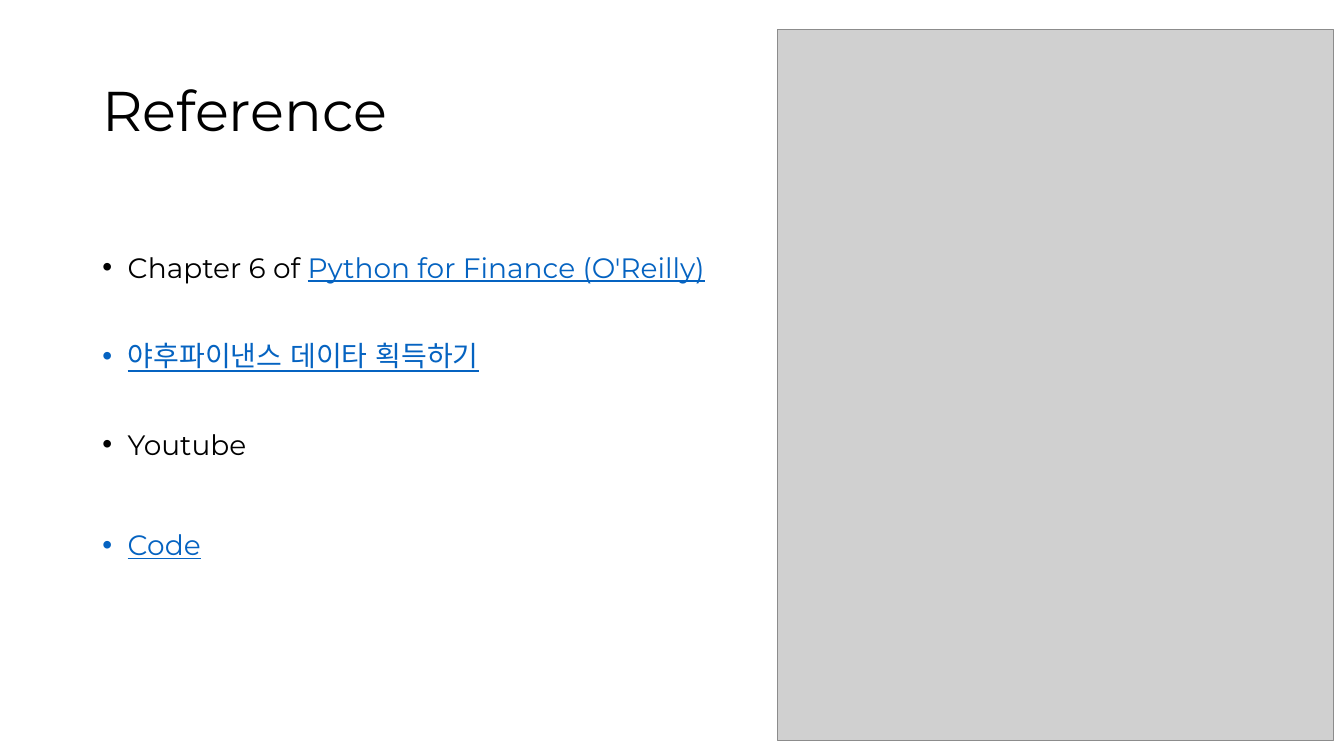
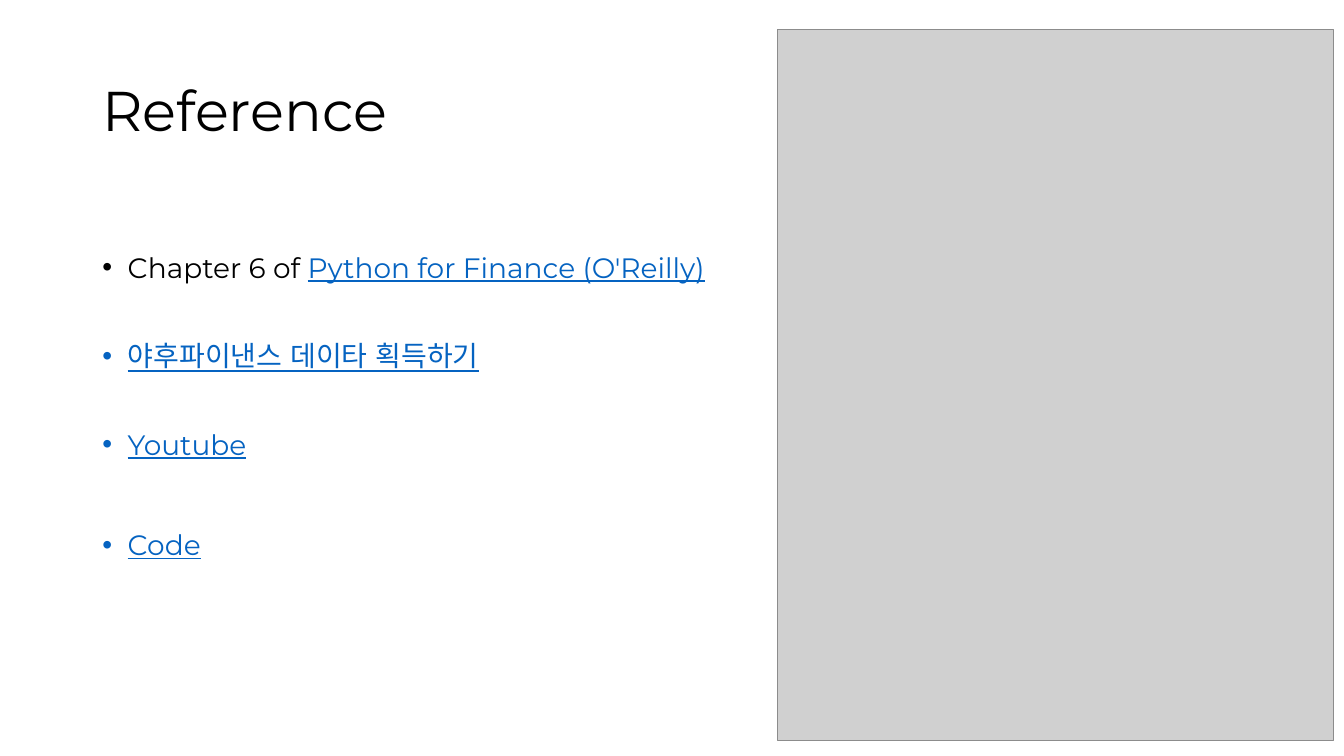
Before and after one commit to SungchulLee/financial_math, a slide deck: slide 2 of 종가, 리턴, 볼 그리기.pptx. Drawn at 1344x756 pixels with LibreOffice and Linux fonts; fonts in the diff are those of the drawing; grey boxes stand for pictures. Boxes give left, top, right and bottom in pixels: in the first picture for what was removed or moved away, otherwise in the second. Text is boxed around its words. In the diff, an @@ line names an element or a change of style, - is before the commit and + after.

Commit message:
youtube link added

```diff
--- a/종가, 리턴, 볼 그리기.pptx
+++ b/종가, 리턴, 볼 그리기.pptx
@@ text at <box>128,434,247,459</box>: text colour #000000 to #0563C1, underline on in "Youtube" @@
```
